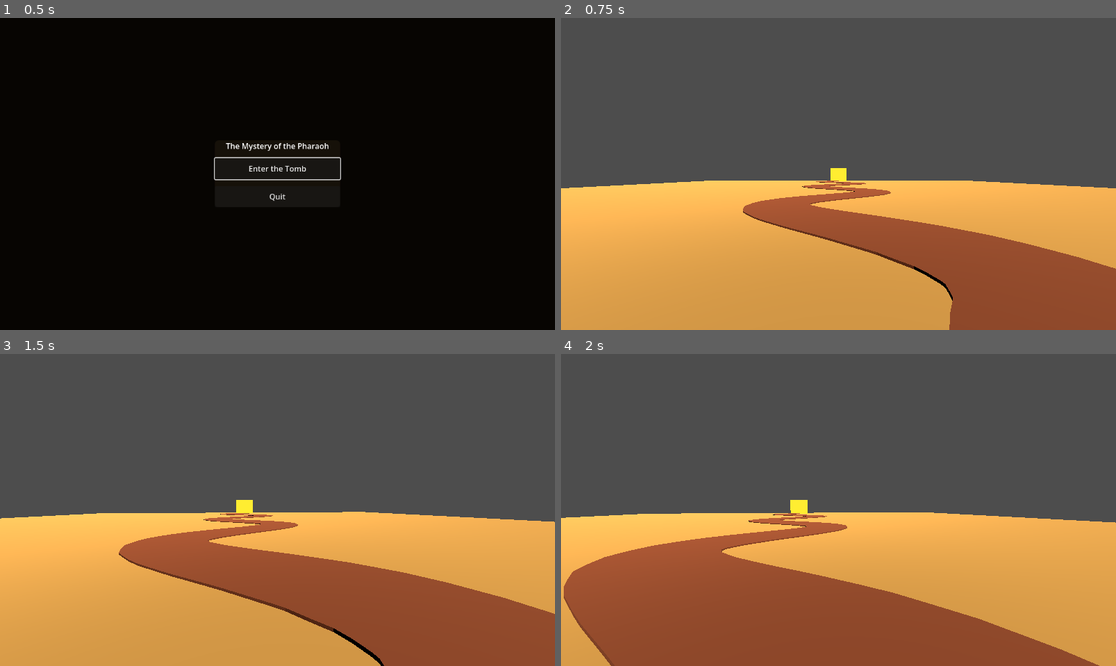
Above: before the commit, frames 1-4 (two rows, left to right).
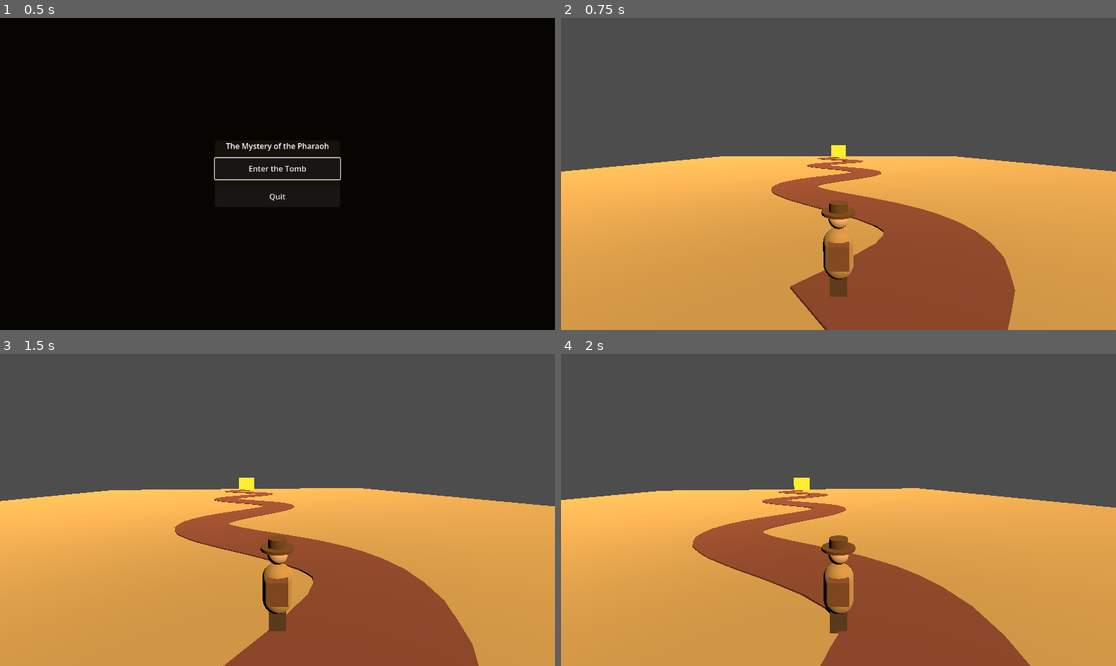
Above: after the commit, the same moments.

Repository: AnubisGott/The-Mystery-of-the-Pharaoh
Game: Godot game, scene res://main/main.tscn
The game is run twice, just before and just after one commit, with the same random seed, the same clock (stepped at 60 frames per second) and the same inputs.
Inputs (mouse positions are in pixels of both pictures, inside the frame that each line leads up to):
- Up to frame 1 (0.5 s): no input
- Up to frame 2 (0.75 s): click "Enter the Tomb" at 0.5 s
- Up to frame 3 (1.5 s): tap Enter at 1.25 s; move the mouse to (305, 510) at 1.27 s; hold W (move_forward) from 1.28 s (still down)
- Up to frame 4 (2 s): keep holding W (move_forward)

Frame 1 is identical in both runs. In frame 2, 22% of the frame differs, in the area x 0-100%, y 40-100%; in frame 3, 20%; in frame 4, 27%, in the area x 0-100%, y 39-100%.

Commit message:
Switch to third-person view with adventurer figure
The player is now a simple primitive-built adventurer (legs,
body, head, fedora, backpack) seen from an orbit camera behind
and above. Pitch is clamped to -60..30 degrees so the camera
stays above the ground.

Co-Authored-By: Claude Fable 5 <noreply@anthropic.com>

Diff:
--- a/player/player.gd
+++ b/player/player.gd
@@ -30,7 +30,7 @@
 		var yaw_limit := deg_to_rad(yaw_limit_degrees)
 		_yaw = clamp(_yaw - event.relative.x * mouse_sensitivity, -yaw_limit, yaw_limit)
 		rotation.y = _yaw
-		_pitch = clamp(_pitch - event.relative.y * mouse_sensitivity, deg_to_rad(-85.0), deg_to_rad(85.0))
+		_pitch = clamp(_pitch - event.relative.y * mouse_sensitivity, deg_to_rad(-60.0), deg_to_rad(30.0))
 		camera_pivot.rotation.x = _pitch
 
 
--- a/player/player.tscn
+++ b/player/player.tscn
@@ -6,14 +6,86 @@
 radius = 0.35
 height = 1.8
 
+[sub_resource type="StandardMaterial3D" id="StandardMaterial3D_pants"]
+albedo_color = Color(0.35, 0.25, 0.18, 1)
+
+[sub_resource type="StandardMaterial3D" id="StandardMaterial3D_shirt"]
+albedo_color = Color(0.72, 0.58, 0.36, 1)
+
+[sub_resource type="StandardMaterial3D" id="StandardMaterial3D_skin"]
+albedo_color = Color(0.92, 0.72, 0.55, 1)
+
+[sub_resource type="StandardMaterial3D" id="StandardMaterial3D_hat"]
+albedo_color = Color(0.42, 0.28, 0.14, 1)
+
+[sub_resource type="StandardMaterial3D" id="StandardMaterial3D_backpack"]
+albedo_color = Color(0.5, 0.32, 0.2, 1)
+
+[sub_resource type="BoxMesh" id="BoxMesh_legs"]
+material = SubResource("StandardMaterial3D_pants")
+size = Vector3(0.32, 0.55, 0.24)
+
+[sub_resource type="CapsuleMesh" id="CapsuleMesh_body"]
+material = SubResource("StandardMaterial3D_shirt")
+radius = 0.28
+height = 0.95
+
+[sub_resource type="SphereMesh" id="SphereMesh_head"]
+material = SubResource("StandardMaterial3D_skin")
+radius = 0.18
+height = 0.36
+
+[sub_resource type="CylinderMesh" id="CylinderMesh_hat_brim"]
+material = SubResource("StandardMaterial3D_hat")
+top_radius = 0.3
+bottom_radius = 0.3
+height = 0.05
+
+[sub_resource type="CylinderMesh" id="CylinderMesh_hat_crown"]
+material = SubResource("StandardMaterial3D_hat")
+top_radius = 0.17
+bottom_radius = 0.17
+height = 0.16
+
+[sub_resource type="BoxMesh" id="BoxMesh_backpack"]
+material = SubResource("StandardMaterial3D_backpack")
+size = Vector3(0.36, 0.42, 0.2)
+
 [node name="Player" type="CharacterBody3D"]
 script = ExtResource("1")
 
 [node name="CollisionShape3D" type="CollisionShape3D" parent="."]
 shape = SubResource("CapsuleShape3D_player")
 
+[node name="Visual" type="Node3D" parent="."]
+
+[node name="Legs" type="MeshInstance3D" parent="Visual"]
+transform = Transform3D(1, 0, 0, 0, 1, 0, 0, 0, 1, 0, -0.62, 0)
+mesh = SubResource("BoxMesh_legs")
+
+[node name="Body" type="MeshInstance3D" parent="Visual"]
+transform = Transform3D(1, 0, 0, 0, 1, 0, 0, 0, 1, 0, -0.05, 0)
+mesh = SubResource("CapsuleMesh_body")
+
+[node name="Head" type="MeshInstance3D" parent="Visual"]
+transform = Transform3D(1, 0, 0, 0, 1, 0, 0, 0, 1, 0, 0.6, 0)
+mesh = SubResource("SphereMesh_head")
+
+[node name="HatBrim" type="MeshInstance3D" parent="Visual"]
+transform = Transform3D(1, 0, 0, 0, 1, 0, 0, 0, 1, 0, 0.72, 0)
+mesh = SubResource("CylinderMesh_hat_brim")
+
+[node name="HatCrown" type="MeshInstance3D" parent="Visual"]
+transform = Transform3D(1, 0, 0, 0, 1, 0, 0, 0, 1, 0, 0.82, 0)
+mesh = SubResource("CylinderMesh_hat_crown")
+
+[node name="Backpack" type="MeshInstance3D" parent="Visual"]
+transform = Transform3D(1, 0, 0, 0, 1, 0, 0, 0, 1, 0, 0.05, 0.3)
+mesh = SubResource("BoxMesh_backpack")
+
 [node name="CameraPivot" type="Node3D" parent="."]
-transform = Transform3D(1, 0, 0, 0, 1, 0, 0, 0, 1, 0, 0.65, 0)
+transform = Transform3D(1, 0, 0, 0, 1, 0, 0, 0, 1, 0, 1.4, 0)
 
 [node name="Camera3D" type="Camera3D" parent="CameraPivot"]
+transform = Transform3D(1, 0, 0, 0, 0.990268, 0.139173, 0, -0.139173, 0.990268, 0, 0.5, 3.5)
 current = true
Not shown: 1 places in player/player.tscn that only renumber resources
